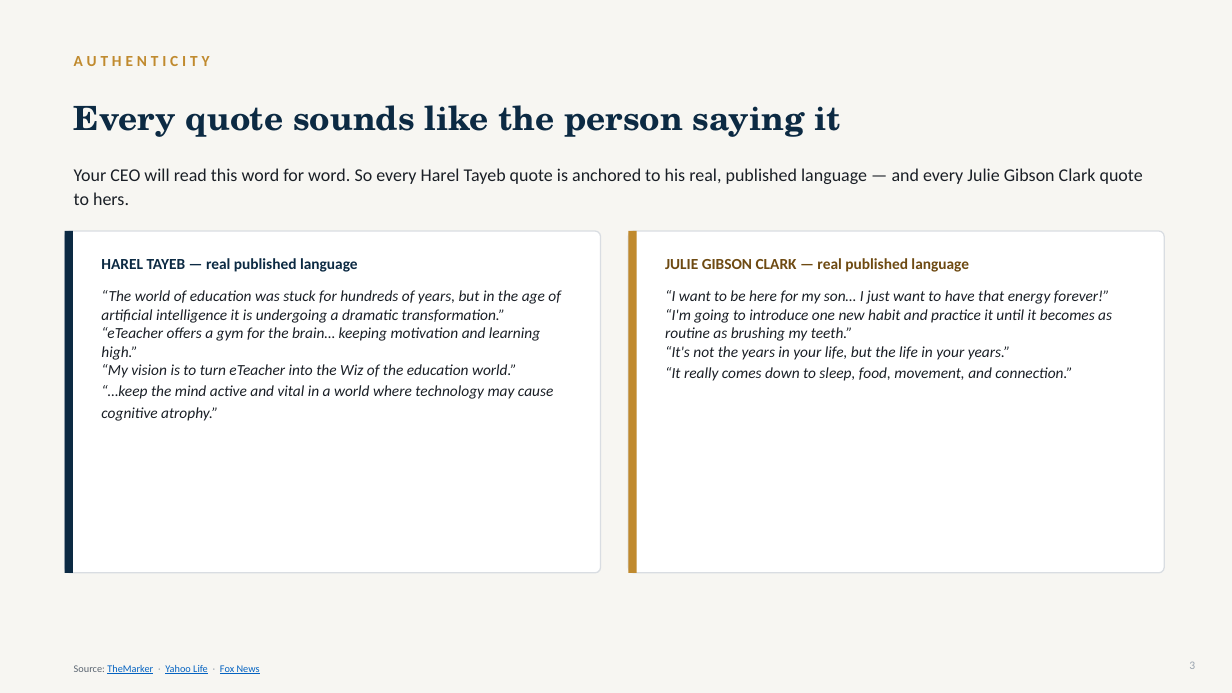
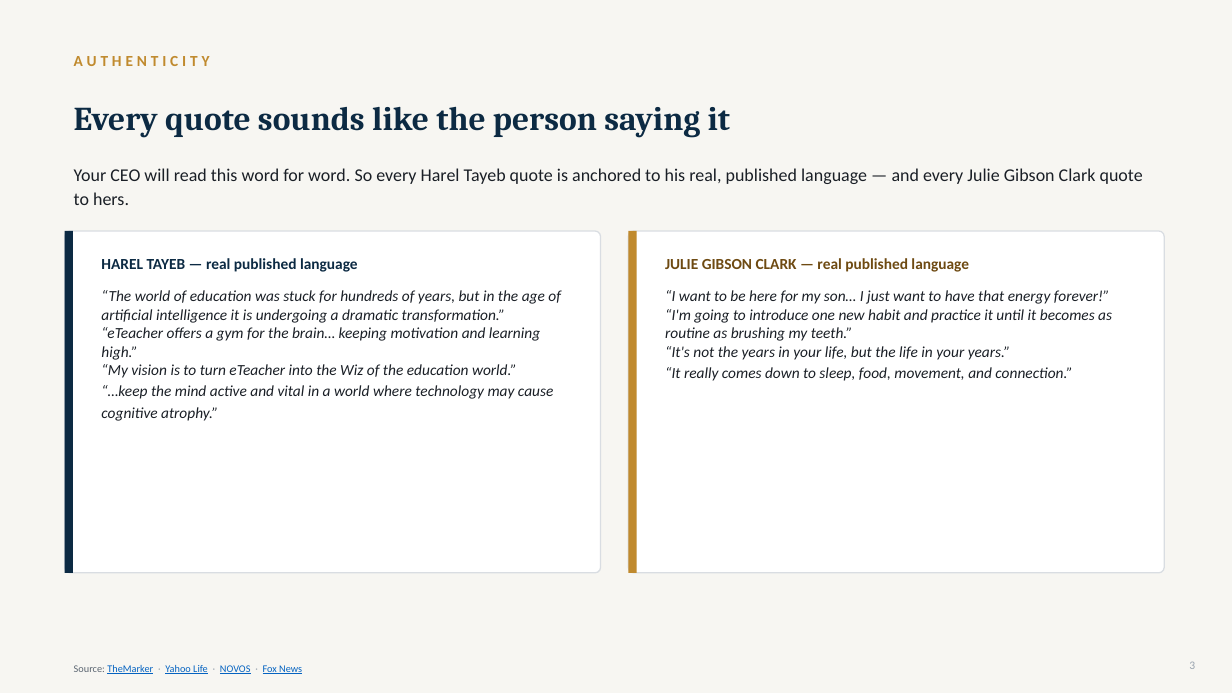
Before and after one commit to gitteromri-ux/eteacher-longevity-pr-campaign, a slide deck: slide 3 of eTeacher_Longevity_PR_Campaign.pptx. Drawn at 1232x693 pixels with LibreOffice and Linux fonts; fonts in the diff are those of the drawing. Boxes give left, top, right and bottom in pixels: in the first picture for what was removed or moved away, otherwise in the second. Text is boxed around its words. In the diff, an @@ line names an element or a change of style, - is before the commit and + after.

```diff
--- a/eTeacher_Longevity_PR_Campaign.pptx
+++ b/eTeacher_Longevity_PR_Campaign.pptx
@@ text "Every quote sounds like the ..." at (x1=74, y1=106, x2=730, y2=138): font TeX Gyre Schola to Cambria @@
@@ text at (x1=74, y1=665, x2=302, y2=674): text changed @@
-Source: TheMarker · Yahoo Life · Fox News
+Source: TheMarker · Yahoo Life · NOVOS · Fox News
```
Also in this commit, not shown: 29 other slides changed.
